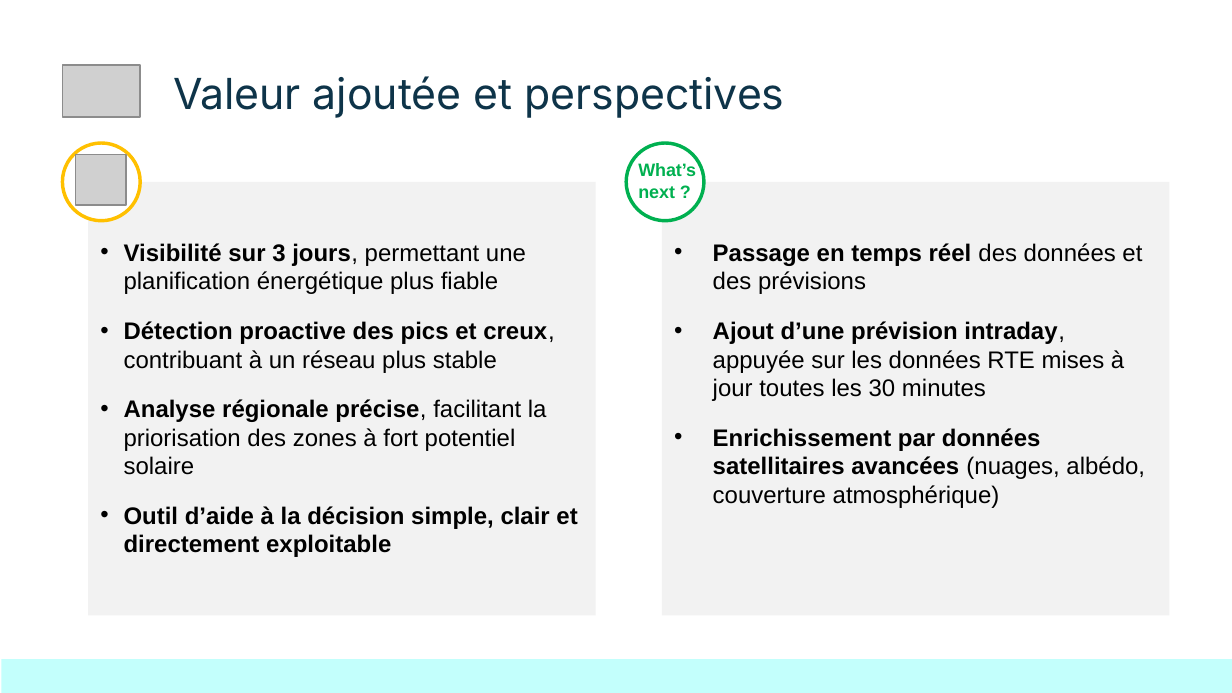
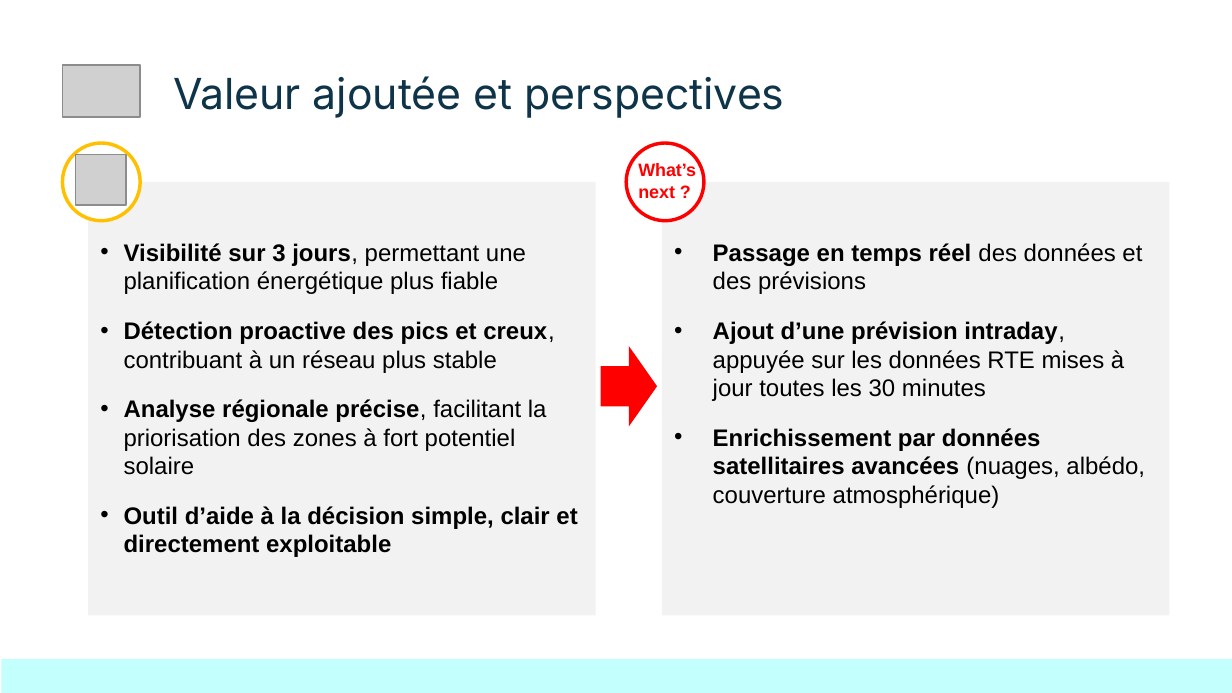
Before and after one commit to Sheikoh/REnergies_efficiency_prediction, a slide deck: slide 10 of presentation/dsfs_ft_36_Projet_REnergies_efficiency_prediction.pptx. Drawn at 1232x693 pixels with LibreOffice and Linux fonts; fonts in the diff are those of the drawing; grey boxes stand for pictures. Boxes give left, top, right and bottom in pixels: in the first picture for what was removed or moved away, otherwise in the second. Text is boxed around its words. In the diff, an @@ line names an element or a change of style, - is before the commit and + after.

```diff
--- a/presentation/dsfs_ft_36_Projet_REnergies_efficiency_prediction.pptx
+++ b/presentation/dsfs_ft_36_Projet_REnergies_efficiency_prediction.pptx
@@ ellipse at (626, 143, 703, 221): outline #00B050 2 pt to #FF0000 2 pt @@
@@ text "What’s" at (638, 163, 696, 198): text colour #00B050 to #FF0000 @@
@@ right arrow added at (601, 346, 658, 426), fill #FF0000 @@
```
Also in this commit, not shown: 3 other slides changed.
